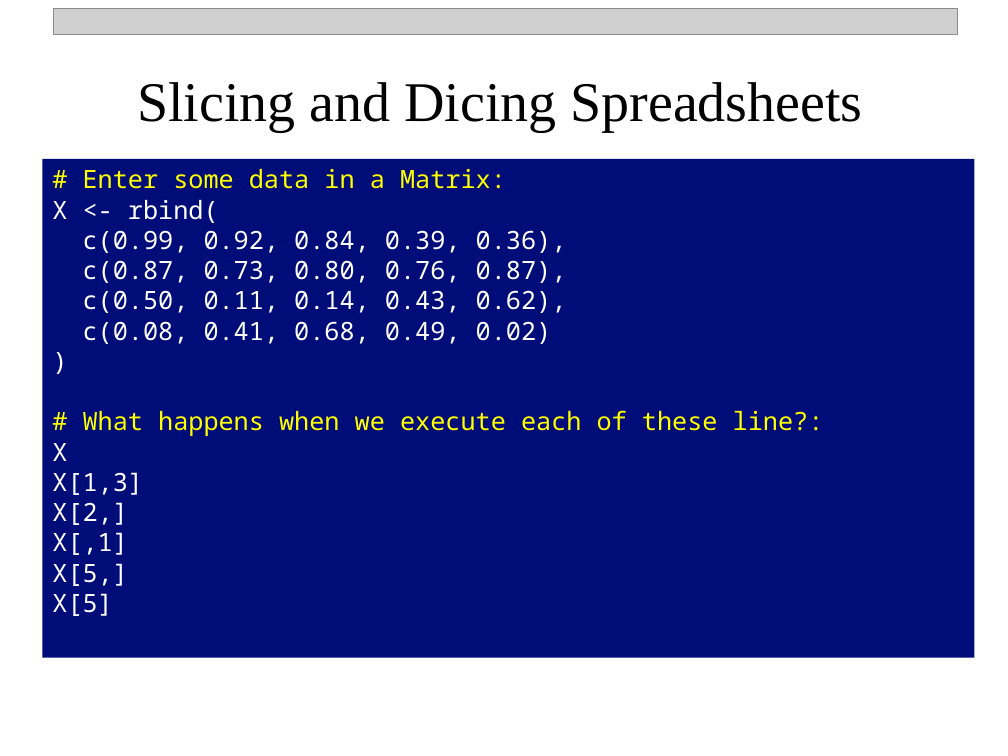
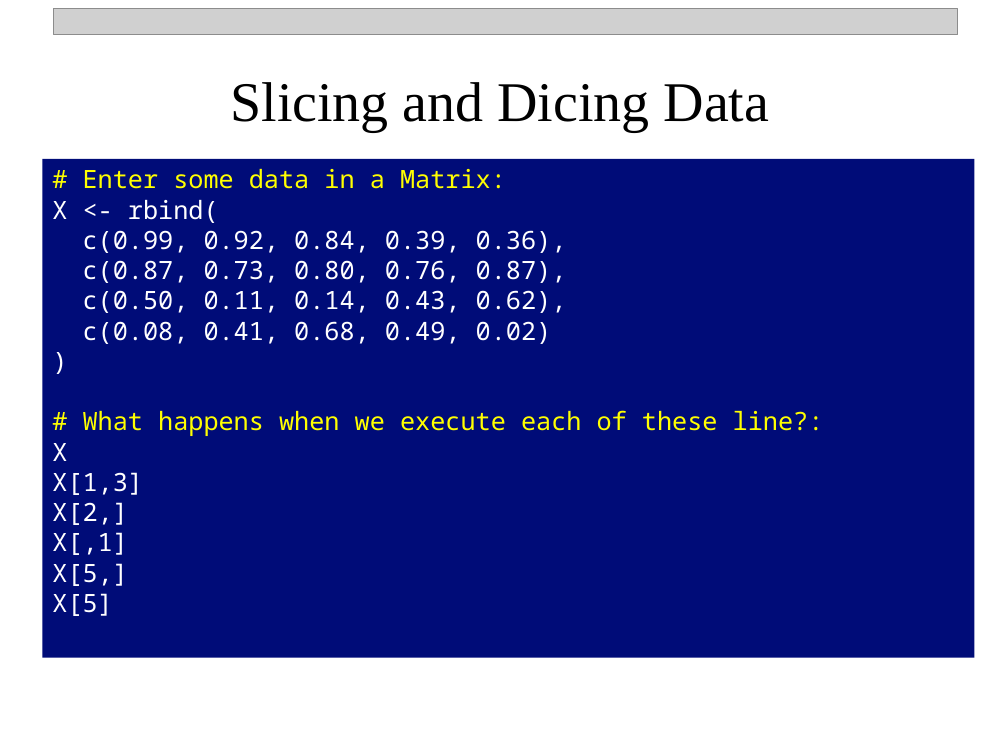
Before and after one commit to npetraco/Rworkshop, a slide deck: slide 12 of notes/two_day/day_1.pptx (slide 14 before the commit). Drawn at 1008x756 pixels with LibreOffice and Linux fonts; fonts in the diff are those of the drawing; grey boxes stand for pictures. Boxes give left, top, right and bottom in pixels: in the first picture for what was removed or moved away, otherwise in the second. Text is boxed around its words. In the diff, an @@ line names an element or a change of style, - is before the commit and + after.

```diff
--- a/notes/two_day/day_1.pptx
+++ b/notes/two_day/day_1.pptx
@@ text at (230, 82, 769, 131): text changed @@
-Slicing and Dicing Spreadsheets
+Slicing and Dicing Data
```
Also in this commit, not shown: 6 other slides changed, 3 slides added, 4 other files.
